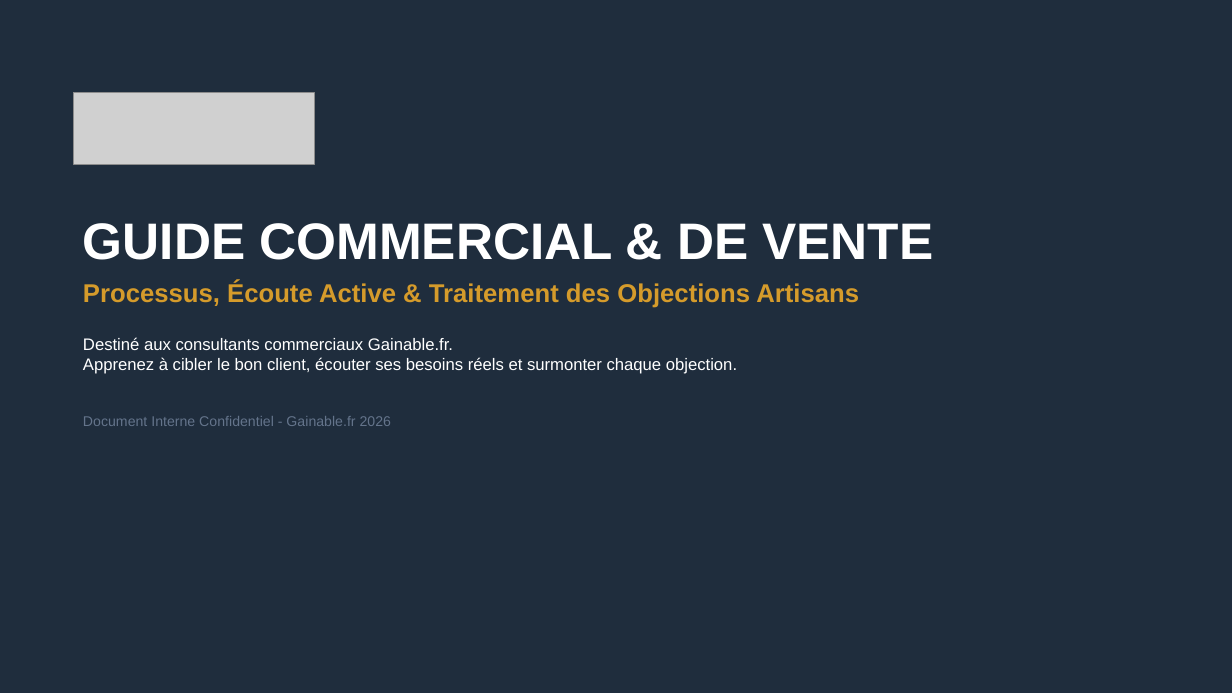
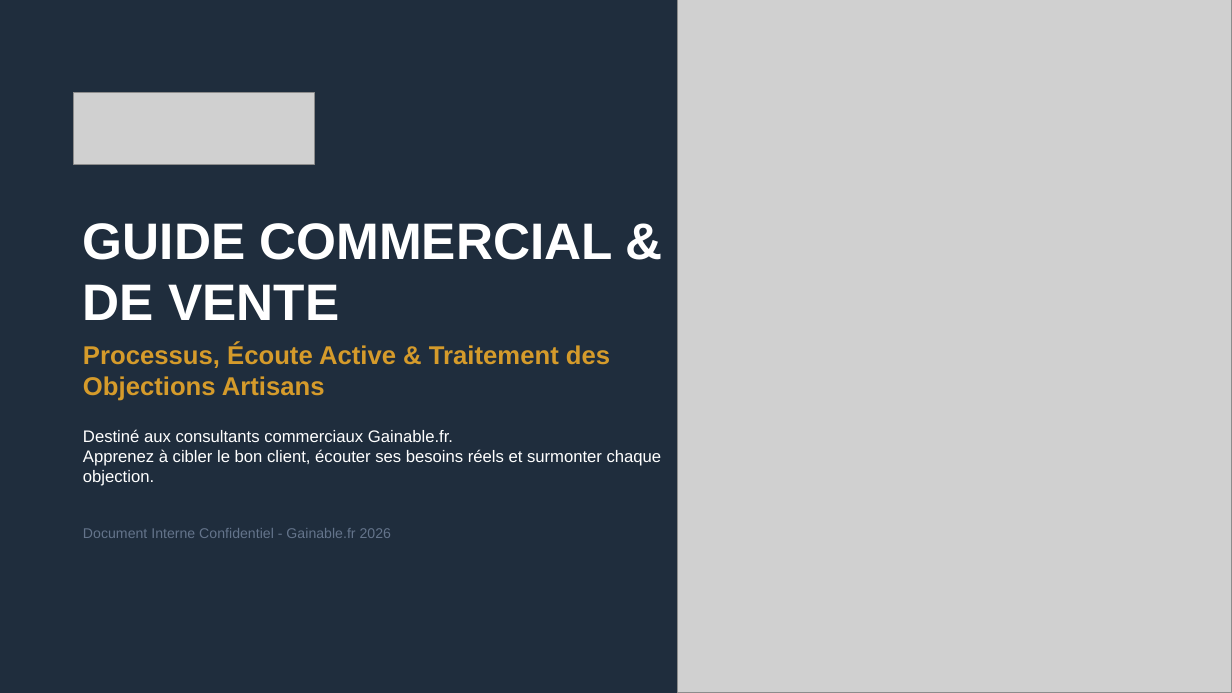
Before and after one commit to gainable-pro/gainableantigravity, a slide deck: slide 1 of guide_commercial_gainable.pptx. Drawn at 1232x693 pixels with LibreOffice and Linux fonts; fonts in the diff are those of the drawing; grey boxes stand for pictures. Boxes give left, top, right and bottom in pixels: in the first picture for what was removed or moved away, otherwise in the second. Text is boxed around its words. In the diff, an @@ line names an element or a change of style, - is before the commit and + after.

Commit message:
docs: embed sales and negotiation photos in commercial training guide

```diff
--- a/guide_commercial_gainable.pptx
+++ b/guide_commercial_gainable.pptx
@@ picture added at <box>677,0,1232,693</box> @@
@@ text "GUIDE COMMERCIAL & DE VENTE" rewrapped from <box>83,223,934,426</box> to <box>83,223,662,538</box> @@
```
Also in this commit, not shown: 1 slide added, 1 slide removed, 3 other files.
